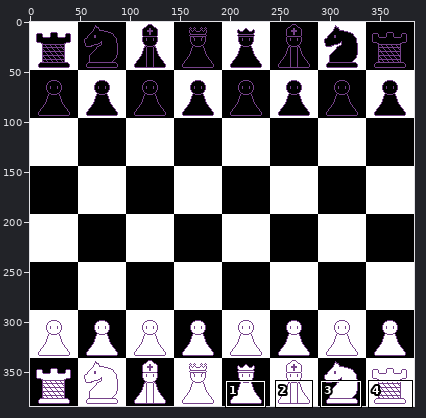
Two states of a pixel-art file, Assets/Textures/BoardLayout.aseprite. The picture above shows the old version from afar; the outline marks the close-up.
Close-up. First the earlier version:
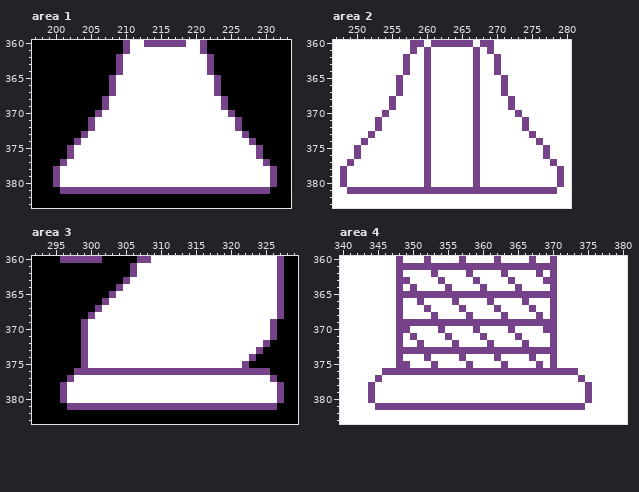
384x384 pixels, 1 frame. Shown: area 1: x 197..233, y 360..383; area 2: x 247..280, y 360..383; area 3: x 292..329, y 360..383; area 4: x 340..380, y 360..383. The commit also changed other parts of the picture, which this record leaves out.
Now the later version:
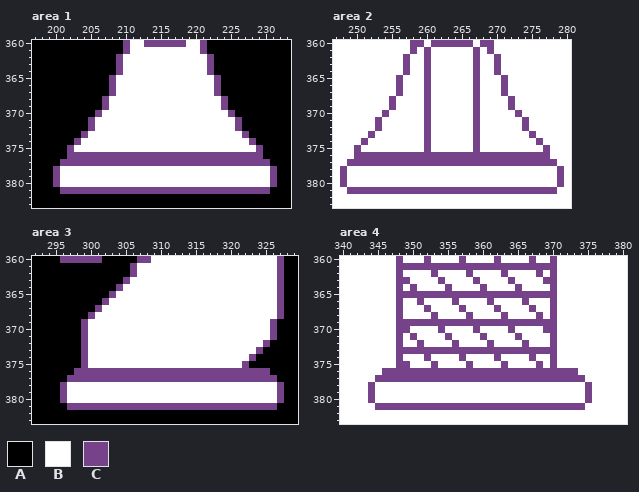
Palette (. is transparent): A #000000  B #ffffff  C #76428a
Edits made:
Area 1, layer "BlackPieces":
Colour B becomes colour C in row 376 at x 203 to 228; in row 377 at x 202 to 229.
Area 2, layer "BlackPieces":
Colour C becomes colour B in rows 378 to 380 at x 260 and 267.
Colour B becomes colour C in row 376 at x 251 to 259, 261 to 266 and 268 to 276; in row 377 at x 250 to 259, 261 to 266 and 268 to 277.
Area 3, layer "BlackPieces":
Colour B becomes colour C in row 377 at x 298 to 325.
Area 4, layer "BlackPieces":
Colour B becomes colour C in row 377 at x 346 to 373.
Where, in picture pixels (left, top, right, bottom), the same in both close-ups:
changed: (67, 152, 263, 166)
changed: (354, 152, 550, 187)
changed: (74, 375, 270, 382)
changed: (382, 375, 578, 382)
